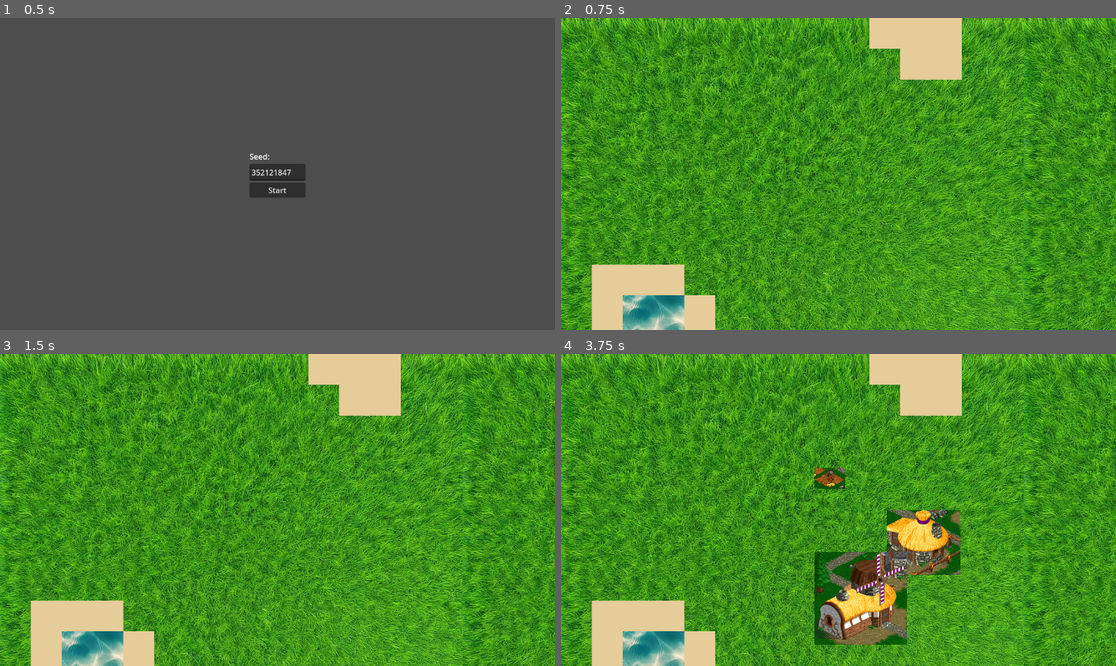
Above: before the commit, frames 1-4 (two rows, left to right).
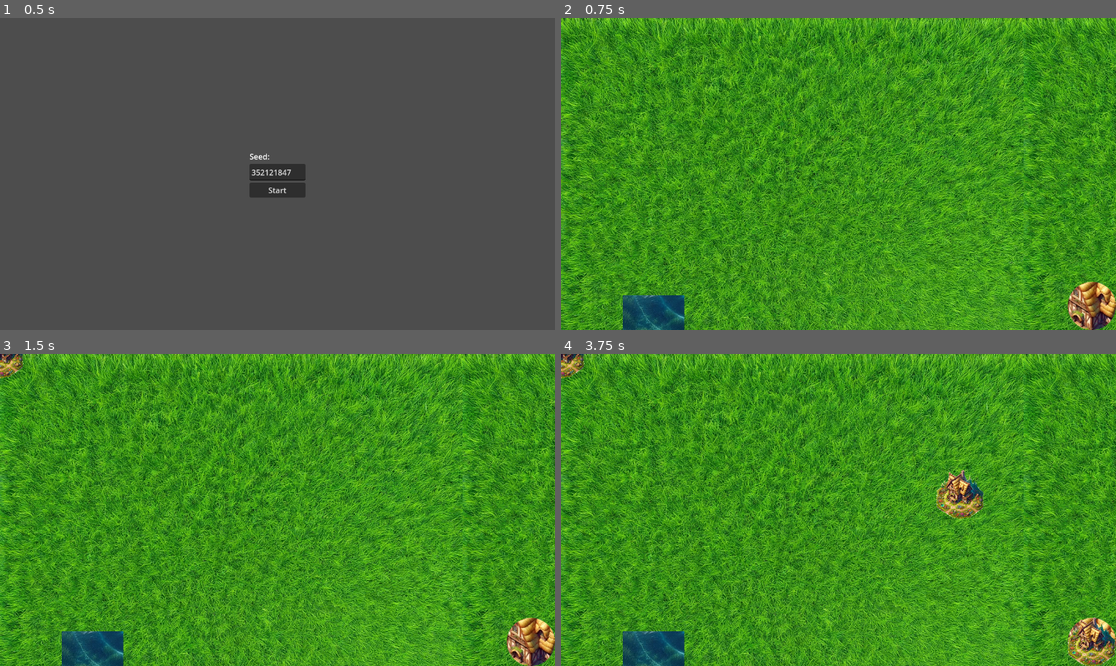
Above: after the commit, the same moments.

Repository: abons/godot_bumpkins
Game: Godot game, scene res://scenes/Menu.tscn
Same seed, same stepped clock (60 frames per second), same inputs: the game is played once before the commit and once after it. Before the commit the project starts from res://content/menu.tscn.
Inputs (mouse positions are in pixels of both pictures, inside the frame that each line leads up to):
- Up to frame 1 (0.5 s): no input
- Up to frame 2 (0.75 s): click "Start" at 0.5 s
- Up to frame 3 (1.5 s): click (532, 641) at 1.27 s
- Up to frame 4 (3.75 s): click (1093, 641) at 2.02 s; click (1093, 641) at 2.77 s; tap Enter at 3.5 s; move the mouse to (960, 494) at 3.52 s; tap B at 3.6 s; click (960, 494) at 3.67 s

Frame 1 is identical in both runs. In frame 2, 7.9% of the frame differs, in the area x 5-100%, y 0-100%; in frame 3, 8.2%; in frame 4, 17%, in the area x 0-100%, y 0-100%.
Error after the commit: Invalid access to property or key 'position' on a base object of type 'InputEventKey'. (res://content/BuildHouse.gd:13)

Commit message:
build

Diff:
--- a/content/Build.gd
+++ b/content/Build.gd
@@ -1,23 +1,14 @@
-extends Node2D
+extends Control
 
-var radius = 100  # Radius of the circular menu
 
+# Called when the node enters the scene tree for the first time.
 func _ready():
-	# Get the screen center
-	var screen_center = get_viewport_rect().size * 0.5
-	# Find all TextureButtons added to the group "circular_menu"
-	var buttons = get_children()
-	var num_buttons = buttons.size()
+	pass # Replace with function body.
 
-	var angle_step = 2 * PI / num_buttons  # Calculate the angle between each button
-
-	for i in range(num_buttons):
-		var angle = i * angle_step
-		var x = cos(angle) * radius
-		var y = sin(angle) * radius
-
-		# Calculate the position for each button
-		var position = screen_center + Vector2(x, y)
-
-		# Set the position of each button
-		buttons[i].position = position
+# Het pad naar de scene van het huis
+var house_scene_path = "res://scenes/BuildHouse.tscn"
+func _on_house_pressed():
+	# Laad de huis scene
+	var house_scene = load(house_scene_path).instantiate()
+	# Voeg het huis toe aan de hoofdscene of een specifieke node binnen die scene
+	get_tree().get_root().add_child(house_scene)
--- /dev/null
+++ b/content/BuildHouse.gd
@@ -0,0 +1,20 @@
+extends Sprite2D # Of een ander node type afhankelijk van jouw setup
+
+var dragging = true
+var start = true
+
+func _ready():
+	# Zorg ervoor dat input events doorgestuurd worden naar de script
+	set_process_input(true)
+
+func _input(event):
+	if start:
+		start = false
+		position = event.position
+	elif event is InputEventMouseButton && event.is_pressed():
+		if event.position.distance_to(position) < 50:
+			# Begin met slepen als er op het huis geklikt wordt
+			dragging = !dragging
+	elif event is InputEventMouseMotion and dragging:
+		# Verplaats het huis als er gesleept wordt
+		position += event.relative
--- a/content/map_generator.gd
+++ b/content/Map.gd
@@ -4,16 +4,14 @@
 var map_size = Vector2(28, 20) # Adjust map size as needed
 var noise = FastNoiseLite.new()
 var seedvalue = randi()
+var Build_scene = null
 
 func _input(event):
 	if event is InputEventKey:
 		if event.pressed:
 			if event.keycode == KEY_ESCAPE:
-				var menu_scene = load("res://content/menu.tscn").instantiate();
+				var menu_scene = load("res://scenes/Menu.tscn").instantiate();
 				get_tree().get_root().add_child(menu_scene)
-			if event.keycode == KEY_B:
-				var Build_scene = load("res://content/Build.tscn").instantiate();
-				get_tree().get_root().add_child(Build_scene)
 			if event.keycode == KEY_Q:
 				get_tree().quit()
 			if event.keycode == KEY_R:
@@ -22,6 +20,16 @@
 
 func _ready():
 	init()
+	call_deferred("_build")
+
+func _build():
+	print(get_tree().get_root().get_children())
+	Build_scene = load("res://scenes/Build.tscn").instantiate();
+	get_tree().get_root().add_child(Build_scene)
+
+func _exit_tree():
+	if Build_scene != null:
+		get_tree().get_root().remove_child(Build_scene)
 
 func init():
 	noise.seed = seedvalue
@@ -37,12 +45,12 @@
 func determine_terrain(value):
 	if value < -0.2:
 		return TerrainType.WATER
-	elif value < -0.15:
-		return TerrainType.SAND
+	#elif value < -0.15:
+	#	return TerrainType.SAND
 	elif value < 0.1:
 		return TerrainType.PLAIN
-	elif value < 0.15:
-		return TerrainType.FOREST
+	#elif value < 0.15:
+	#	return TerrainType.FOREST
 	elif value < 0.20:
 		return TerrainType.PLAIN
 	else:
@@ -63,7 +71,7 @@
 			if terrain_type == TerrainType.WATER:
 				#draw_rect(Rect2(pos, cell_size), Color(0.0, 0.0, 0.5), true)
 				#tile_map.set_cell(0, Vector2(x, y), 16, Vector2i(0,5))
-				tile_map.set_cell(0, Vector2(x, y), 0, Vector2i(x%15,y%15))
+				tile_map.set_cell(0, Vector2(x, y), 3, Vector2i(x%15,y%15))
 			elif terrain_type == TerrainType.SAND:
 				draw_rect(Rect2(pos, cell_size), Color(0.9, 0.8, 0.6), true)
 			elif terrain_type == TerrainType.PLAIN:
--- /dev/null
+++ b/content/Unit.gd
@@ -0,0 +1,13 @@
+extends CharacterBody2D
+
+const SPEED = 800.0
+
+func _physics_process(delta):
+
+	# Get the input direction and handle the movement/deceleration.
+	# As good practice, you should replace UI actions with custom gameplay actions.
+	var direction = Vector2(randf() * 2 - 1, randf() * 2 - 1).normalized()
+	velocity.x = direction.x * SPEED * delta
+	velocity.y = direction.y * SPEED * delta
+
+	move_and_slide()
--- a/content/build.tscn
+++ /dev/null
@@ -1,47 +0,0 @@
-[gd_scene load_steps=7 format=3 uid="uid://dcblcdraog7qk"]
-
-[ext_resource type="Script" path="res://content/Build.gd" id="1_swqv0"]
-[ext_resource type="Texture2D" uid="uid://dfbvhrynwsg2f" path="res://assets/11954560-beasts-bumpkins-windows-some-peasants-tend-to-the-fields-while-o.png" id="2_lt4ru"]
-
-[sub_resource type="ButtonGroup" id="ButtonGroup_oxk4g"]
-resource_name = "circular_menu"
-
-[sub_resource type="AtlasTexture" id="AtlasTexture_rlpvl"]
-atlas = ExtResource("2_lt4ru")
-region = Rect2(464, 101, 153, 135)
-
-[sub_resource type="AtlasTexture" id="AtlasTexture_solse"]
-atlas = ExtResource("2_lt4ru")
-region = Rect2(86, 181, 192, 193)
-
-[sub_resource type="AtlasTexture" id="AtlasTexture_pw2sl"]
-atlas = ExtResource("2_lt4ru")
-region = Rect2(493, 54, 64, 43)
-
-[node name="Control" type="Node2D"]
-script = ExtResource("1_swqv0")
-
-[node name="House" type="TextureButton" parent="." groups=["circular_menu"]]
-offset_right = 40.0
-offset_bottom = 40.0
-toggle_mode = true
-button_group = SubResource("ButtonGroup_oxk4g")
-texture_normal = SubResource("AtlasTexture_rlpvl")
-stretch_mode = 4
-
-[node name="Mill" type="TextureButton" parent="."]
-offset_left = 272.0
-offset_top = 195.0
-offset_right = 464.0
-offset_bottom = 388.0
-toggle_mode = true
-texture_normal = SubResource("AtlasTexture_solse")
-stretch_mode = 4
-
-[node name="Chicken" type="TextureButton" parent="."]
-offset_left = 559.0
-offset_top = 66.0
-offset_right = 626.0
-offset_bottom = 111.0
-toggle_mode = true
-texture_normal = SubResource("AtlasTexture_pw2sl")
--- a/content/menu.gd
+++ b/content/menu.gd
@@ -15,8 +15,9 @@
 	var map_scene = get_tree().get_root().find_child("Map",true,false)
 	if map_scene:
 		get_tree().get_root().remove_child(map_scene)
+		map_scene.queue_free()
 	# We instantiate the scene before we add it
-	map_scene = load("res://content/map.tscn").instantiate();
+	map_scene = load("res://scenes/Map.tscn").instantiate();
 	# parameterize the scene
 	var seedvalue = $MarginContainer/VBoxContainer/TextEdit
 	map_scene.seedvalue = int(seedvalue.get_text())
--- a/project.godot
+++ b/project.godot
@@ -11,7 +11,7 @@
 [application]
 
 config/name="Beasts2"
-run/main_scene="res://content/menu.tscn"
+run/main_scene="res://scenes/Menu.tscn"
 config/features=PackedStringArray("4.2", "GL Compatibility")
 config/icon="res://icon.svg"
 
--- /dev/null
+++ b/scenes/Build.tscn
@@ -0,0 +1,56 @@
+[gd_scene load_steps=6 format=3 uid="uid://dcblcdraog7qk"]
+
+[ext_resource type="Script" path="res://content/Build.gd" id="1_bq64i"]
+[ext_resource type="Texture2D" uid="uid://dfbvhrynwsg2f" path="res://assets/11954560-beasts-bumpkins-windows-some-peasants-tend-to-the-fields-while-o.png" id="2_xyhyv"]
+[ext_resource type="Texture2D" uid="uid://ch714beo6spvh" path="res://assets/house_btn.webp" id="3_cvna3"]
+
+[sub_resource type="AtlasTexture" id="AtlasTexture_solse"]
+atlas = ExtResource("2_xyhyv")
+region = Rect2(86, 181, 192, 193)
+
+[sub_resource type="AtlasTexture" id="AtlasTexture_pw2sl"]
+atlas = ExtResource("2_xyhyv")
+region = Rect2(493, 54, 64, 43)
+
+[node name="Build" type="Control"]
+layout_mode = 3
+anchors_preset = 15
+anchor_right = 1.0
+anchor_bottom = 1.0
+grow_horizontal = 2
+grow_vertical = 2
+script = ExtResource("1_bq64i")
+
+[node name="MarginContainer" type="MarginContainer" parent="."]
+layout_mode = 1
+anchors_preset = 3
+anchor_left = 1.0
+anchor_top = 1.0
+anchor_right = 1.0
+anchor_bottom = 1.0
+grow_horizontal = 0
+grow_vertical = 0
+
+[node name="HBoxContainer" type="HBoxContainer" parent="MarginContainer"]
+layout_mode = 2
+
+[node name="Mill" type="TextureButton" parent="MarginContainer/HBoxContainer"]
+visible = false
+layout_mode = 2
+toggle_mode = true
+texture_normal = SubResource("AtlasTexture_solse")
+stretch_mode = 4
+
+[node name="Chicken" type="TextureButton" parent="MarginContainer/HBoxContainer"]
+visible = false
+layout_mode = 2
+toggle_mode = true
+texture_normal = SubResource("AtlasTexture_pw2sl")
+
+[node name="House" type="TextureButton" parent="MarginContainer/HBoxContainer"]
+layout_mode = 2
+toggle_mode = true
+texture_normal = ExtResource("3_cvna3")
+stretch_mode = 4
+
+[connection signal="pressed" from="MarginContainer/HBoxContainer/House" to="." method="_on_house_pressed"]
--- /dev/null
+++ b/scenes/BuildHouse.tscn
@@ -0,0 +1,9 @@
+[gd_scene load_steps=3 format=3 uid="uid://d0ah0sbu6uy1f"]
+
+[ext_resource type="Texture2D" uid="uid://oumdd3q8flj1" path="res://assets/file-r308JQph9zQijnS7vZLudHSq.webp" id="1_ru1u4"]
+[ext_resource type="Script" path="res://content/BuildHouse.gd" id="2_72tbk"]
+
+[node name="BuildHouse" type="Sprite2D"]
+scale = Vector2(0.1, 0.1)
+texture = ExtResource("1_ru1u4")
+script = ExtResource("2_72tbk")
--- a/content/map.tscn
+++ b/scenes/Map.tscn
@@ -1,17 +1,18 @@
-[gd_scene load_steps=19 format=3 uid="uid://xiq77iouwle0"]
+[gd_scene load_steps=21 format=3 uid="uid://xiq77iouwle0"]
 
-[ext_resource type="Script" path="res://content/map_generator.gd" id="1_u3vd2"]
-[ext_resource type="Texture2D" uid="uid://cx54ka5dr8yfx" path="res://assets/94149-BeastsandBumpkins.jpg" id="2_fxhwh"]
-[ext_resource type="Texture2D" uid="uid://b6w4ya0lx5kba" path="res://assets/file-1H6oA59lfwgR9tPChKfkOqhL.webp" id="2_wq4v4"]
-[ext_resource type="Texture2D" uid="uid://dm73lxydgfknd" path="res://assets/file-DZ7fqTj5MuWQdaCTMl7o83Y9.webp" id="3_m327i"]
-[ext_resource type="Texture2D" uid="uid://dfbvhrynwsg2f" path="res://assets/11954560-beasts-bumpkins-windows-some-peasants-tend-to-the-fields-while-o.png" id="3_nmtse"]
-[ext_resource type="Texture2D" uid="uid://dd76i0uh2du5" path="res://assets/OIP.jpeg" id="4_aj6po"]
-[ext_resource type="Texture2D" uid="uid://cy1ff2v0p8nh4" path="res://assets/Beasts_and_Bumpkins_04.png" id="5_sqfou"]
-[ext_resource type="Texture2D" uid="uid://b4cketauc4g00" path="res://assets/DALL·E 2024-03-17 20.17.08 - A vibrant 8-bit style sprite map, 64 pixels by 64 pixels per block, featuring distinct zones for water, beach, grass, forest, and mountains. Each zone.webp" id="6_25ytt"]
-[ext_resource type="Texture2D" uid="uid://bbmsc4mbi2en8" path="res://assets/file-ZG5xoYpFajLE0jDiLxcLdr2g.webp" id="9_w547b"]
+[ext_resource type="Script" path="res://content/Map.gd" id="1_pltw6"]
+[ext_resource type="Texture2D" uid="uid://b6w4ya0lx5kba" path="res://assets/file-1H6oA59lfwgR9tPChKfkOqhL.webp" id="2_1nhqp"]
+[ext_resource type="Texture2D" uid="uid://dm73lxydgfknd" path="res://assets/file-DZ7fqTj5MuWQdaCTMl7o83Y9.webp" id="3_adhyu"]
+[ext_resource type="Texture2D" uid="uid://cx54ka5dr8yfx" path="res://assets/94149-BeastsandBumpkins.jpg" id="4_m5u3d"]
+[ext_resource type="Texture2D" uid="uid://dfbvhrynwsg2f" path="res://assets/11954560-beasts-bumpkins-windows-some-peasants-tend-to-the-fields-while-o.png" id="5_ntg7l"]
+[ext_resource type="Texture2D" uid="uid://dd76i0uh2du5" path="res://assets/OIP.jpeg" id="6_gyvlx"]
+[ext_resource type="Texture2D" uid="uid://cy1ff2v0p8nh4" path="res://assets/Beasts_and_Bumpkins_04.png" id="7_mqhrn"]
+[ext_resource type="Texture2D" uid="uid://b4cketauc4g00" path="res://assets/DALL·E 2024-03-17 20.17.08 - A vibrant 8-bit style sprite map, 64 pixels by 64 pixels per block, featuring distinct zones for water, beach, grass, forest, and mountains. Each zone.webp" id="8_4sl85"]
+[ext_resource type="Texture2D" uid="uid://bbmsc4mbi2en8" path="res://assets/file-ZG5xoYpFajLE0jDiLxcLdr2g.webp" id="9_7iu64"]
+[ext_resource type="Texture2D" uid="uid://bma2hw435hstw" path="res://assets/file-yHqgEVSNHt6tyFmedA0IfrXq.webp" id="10_tsvag"]
 
 [sub_resource type="TileSetAtlasSource" id="TileSetAtlasSource_kvmqd"]
-texture = ExtResource("2_wq4v4")
+texture = ExtResource("2_1nhqp")
 texture_region_size = Vector2i(64, 64)
 0:0/0 = 0
 1:0/0 = 0
@@ -1052,7 +1053,267 @@
 15:15/0 = 0
 
 [sub_resource type="TileSetAtlasSource" id="TileSetAtlasSource_gr17p"]
-texture = ExtResource("9_w547b")
+texture = ExtResource("9_7iu64")
+texture_region_size = Vector2i(64, 64)
+0:0/0 = 0
+1:0/0 = 0
+2:0/0 = 0
+3:0/0 = 0
+4:0/0 = 0
+5:0/0 = 0
+6:0/0 = 0
+7:0/0 = 0
+8:0/0 = 0
+9:0/0 = 0
+10:0/0 = 0
+11:0/0 = 0
+12:0/0 = 0
+13:0/0 = 0
+14:0/0 = 0
+15:0/0 = 0
+0:1/0 = 0
+1:1/0 = 0
+2:1/0 = 0
+3:1/0 = 0
+4:1/0 = 0
+5:1/0 = 0
+6:1/0 = 0
+7:1/0 = 0
+8:1/0 = 0
+9:1/0 = 0
+10:1/0 = 0
+11:1/0 = 0
+12:1/0 = 0
+13:1/0 = 0
+14:1/0 = 0
+15:1/0 = 0
+0:2/0 = 0
+1:2/0 = 0
+2:2/0 = 0
+3:2/0 = 0
+4:2/0 = 0
+5:2/0 = 0
+6:2/0 = 0
+7:2/0 = 0
+8:2/0 = 0
+9:2/0 = 0
+10:2/0 = 0
+11:2/0 = 0
+12:2/0 = 0
+13:2/0 = 0
+14:2/0 = 0
+15:2/0 = 0
+0:3/0 = 0
+1:3/0 = 0
+2:3/0 = 0
+3:3/0 = 0
+4:3/0 = 0
+5:3/0 = 0
+6:3/0 = 0
+7:3/0 = 0
+8:3/0 = 0
+9:3/0 = 0
+10:3/0 = 0
+11:3/0 = 0
+12:3/0 = 0
+13:3/0 = 0
+14:3/0 = 0
+15:3/0 = 0
+0:4/0 = 0
+1:4/0 = 0
+2:4/0 = 0
+3:4/0 = 0
+4:4/0 = 0
+5:4/0 = 0
+6:4/0 = 0
+7:4/0 = 0
+8:4/0 = 0
+9:4/0 = 0
+10:4/0 = 0
+11:4/0 = 0
+12:4/0 = 0
+13:4/0 = 0
+14:4/0 = 0
+15:4/0 = 0
+0:5/0 = 0
+1:5/0 = 0
+2:5/0 = 0
+3:5/0 = 0
+4:5/0 = 0
+5:5/0 = 0
+6:5/0 = 0
+7:5/0 = 0
+8:5/0 = 0
+9:5/0 = 0
+10:5/0 = 0
+11:5/0 = 0
+12:5/0 = 0
+13:5/0 = 0
+14:5/0 = 0
+15:5/0 = 0
+0:6/0 = 0
+1:6/0 = 0
+2:6/0 = 0
+3:6/0 = 0
+4:6/0 = 0
+5:6/0 = 0
+6:6/0 = 0
+7:6/0 = 0
+8:6/0 = 0
+9:6/0 = 0
+10:6/0 = 0
+11:6/0 = 0
+12:6/0 = 0
+13:6/0 = 0
+14:6/0 = 0
+15:6/0 = 0
+0:7/0 = 0
+1:7/0 = 0
+2:7/0 = 0
+3:7/0 = 0
+4:7/0 = 0
+5:7/0 = 0
+6:7/0 = 0
+7:7/0 = 0
+8:7/0 = 0
+9:7/0 = 0
+10:7/0 = 0
+11:7/0 = 0
+12:7/0 = 0
+13:7/0 = 0
+14:7/0 = 0
+15:7/0 = 0
+0:8/0 = 0
+1:8/0 = 0
+2:8/0 = 0
+3:8/0 = 0
+4:8/0 = 0
+5:8/0 = 0
+6:8/0 = 0
+7:8/0 = 0
+8:8/0 = 0
+9:8/0 = 0
+10:8/0 = 0
+11:8/0 = 0
+12:8/0 = 0
+13:8/0 = 0
+14:8/0 = 0
+15:8/0 = 0
+0:9/0 = 0
+1:9/0 = 0
+2:9/0 = 0
+3:9/0 = 0
+4:9/0 = 0
+5:9/0 = 0
+6:9/0 = 0
+7:9/0 = 0
+8:9/0 = 0
+9:9/0 = 0
+10:9/0 = 0
+11:9/0 = 0
+12:9/0 = 0
+13:9/0 = 0
+14:9/0 = 0
+15:9/0 = 0
+0:10/0 = 0
+1:10/0 = 0
+2:10/0 = 0
+3:10/0 = 0
+4:10/0 = 0
+5:10/0 = 0
+6:10/0 = 0
+7:10/0 = 0
+8:10/0 = 0
+9:10/0 = 0
+10:10/0 = 0
+11:10/0 = 0
+12:10/0 = 0
+13:10/0 = 0
+14:10/0 = 0
+15:10/0 = 0
+0:11/0 = 0
+1:11/0 = 0
+2:11/0 = 0
+3:11/0 = 0
+4:11/0 = 0
+5:11/0 = 0
+6:11/0 = 0
+7:11/0 = 0
+8:11/0 = 0
+9:11/0 = 0
+10:11/0 = 0
+11:11/0 = 0
+12:11/0 = 0
+13:11/0 = 0
+14:11/0 = 0
+15:11/0 = 0
+0:12/0 = 0
+1:12/0 = 0
+2:12/0 = 0
+3:12/0 = 0
+4:12/0 = 0
+5:12/0 = 0
+6:12/0 = 0
+7:12/0 = 0
+8:12/0 = 0
+9:12/0 = 0
+10:12/0 = 0
+11:12/0 = 0
+12:12/0 = 0
+13:12/0 = 0
+14:12/0 = 0
+15:12/0 = 0
+0:13/0 = 0
+1:13/0 = 0
+2:13/0 = 0
+3:13/0 = 0
+4:13/0 = 0
+5:13/0 = 0
+6:13/0 = 0
+7:13/0 = 0
+8:13/0 = 0
+9:13/0 = 0
+10:13/0 = 0
+11:13/0 = 0
+12:13/0 = 0
+13:13/0 = 0
+14:13/0 = 0
+15:13/0 = 0
+0:14/0 = 0
+1:14/0 = 0
+2:14/0 = 0
+3:14/0 = 0
+4:14/0 = 0
+5:14/0 = 0
+6:14/0 = 0
+7:14/0 = 0
+8:14/0 = 0
+9:14/0 = 0
+10:14/0 = 0
+11:14/0 = 0
+12:14/0 = 0
+13:14/0 = 0
+14:14/0 = 0
+15:14/0 = 0
+0:15/0 = 0
+1:15/0 = 0
+2:15/0 = 0
+3:15/0 = 0
+4:15/0 = 0
+5:15/0 = 0
+6:15/0 = 0
+7:15/0 = 0
+8:15/0 = 0
+9:15/0 = 0
+10:15/0 = 0
+11:15/0 = 0
+12:15/0 = 0
+13:15/0 = 0
+14:15/0 = 0
+15:15/0 = 0
+
+[sub_resource type="TileSetAtlasSource" id="TileSetAtlasSource_evmhw"]
+texture = ExtResource("10_tsvag")
 texture_region_size = Vector2i(64, 64)
 0:0/0 = 0
 1:0/0 = 0
@@ -1321,9 +1582,10 @@
 sources/0 = SubResource("TileSetAtlasSource_kvmqd")
 sources/1 = SubResource("TileSetAtlasSource_lxil6")
 sources/2 = SubResource("TileSetAtlasSource_gr17p")
+sources/3 = SubResource("TileSetAtlasSource_evmhw")
 
 [node name="Map" type="Node2D"]
-script = ExtResource("1_u3vd2")
+script = ExtResource("1_pltw6")
 
 [node name="TileMap" type="TileMap" parent="."]
 tile_set = SubResource("TileSet_1x80e")
--- a/content/menu.tscn
+++ b/scenes/Menu.tscn
@@ -1,6 +1,6 @@
 [gd_scene load_steps=2 format=3 uid="uid://c7lvmejw5lum3"]
 
-[ext_resource type="Script" path="res://content/menu.gd" id="1_eklle"]
+[ext_resource type="Script" path="res://content/Menu.gd" id="1_530s8"]
 
 [node name="Menu" type="Control"]
 layout_mode = 3
@@ -9,7 +9,7 @@
 anchor_bottom = 1.0
 grow_horizontal = 2
 grow_vertical = 2
-script = ExtResource("1_eklle")
+script = ExtResource("1_530s8")
 
 [node name="MarginContainer" type="MarginContainer" parent="."]
 layout_mode = 1
--- /dev/null
+++ b/scenes/Unit.tscn
@@ -0,0 +1,19 @@
+[gd_scene load_steps=4 format=3 uid="uid://dmxq0vihwod1a"]
+
+[ext_resource type="Script" path="res://content/Unit.gd" id="1_okr5r"]
+
+[sub_resource type="Gradient" id="Gradient_qngt0"]
+
+[sub_resource type="GradientTexture2D" id="GradientTexture2D_q0acd"]
+gradient = SubResource("Gradient_qngt0")
+
+[node name="Sprite2D" type="Sprite2D"]
+texture = SubResource("GradientTexture2D_q0acd")
+
+[node name="NavigationAgent2D" type="NavigationAgent2D" parent="."]
+
+[node name="Unit" type="CharacterBody2D" parent="NavigationAgent2D"]
+position = Vector2(640, 238)
+script = ExtResource("1_okr5r")
+
+[node name="CollisionShape2D" type="CollisionShape2D" parent="NavigationAgent2D/Unit"]
Binary file added: assets/file-0F3SZ7D7gxG2BtkndcEo4cU1.webp
Not shown, added: assets/file-0F3SZ7D7gxG2BtkndcEo4cU1.webp.import
Binary file added: assets/file-f67caYEltSYGX7nr9N4ba5pc.webp
Not shown, added: assets/file-f67caYEltSYGX7nr9N4ba5pc.webp.import
Binary file added: assets/file-oixsaOyjeCXHuSpd6YXbbU1R.webp
Not shown, added: assets/file-oixsaOyjeCXHuSpd6YXbbU1R.webp.import
Binary file added: assets/file-r308JQph9zQijnS7vZLudHSq.webp
Not shown, added: assets/file-r308JQph9zQijnS7vZLudHSq.webp.import
Binary file added: assets/file-yHqgEVSNHt6tyFmedA0IfrXq.webp
Not shown, added: assets/file-yHqgEVSNHt6tyFmedA0IfrXq.webp.import
Binary file added: assets/house_btn.webp
Not shown, added: assets/house_btn.webp.import
(and 2 more such lines)
